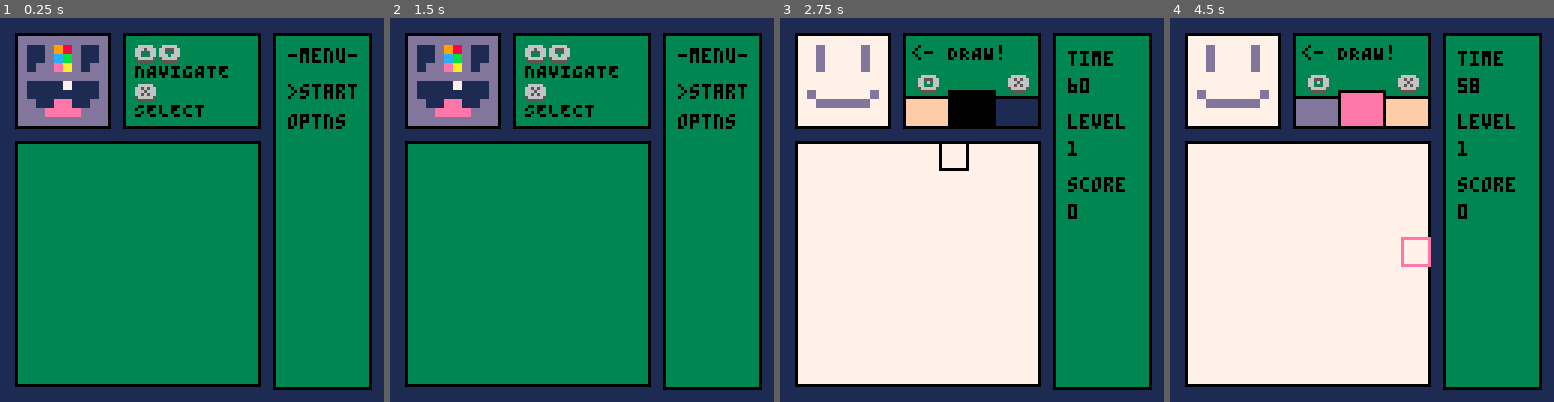
Above: before the commit, frames 1-4 (left to right).
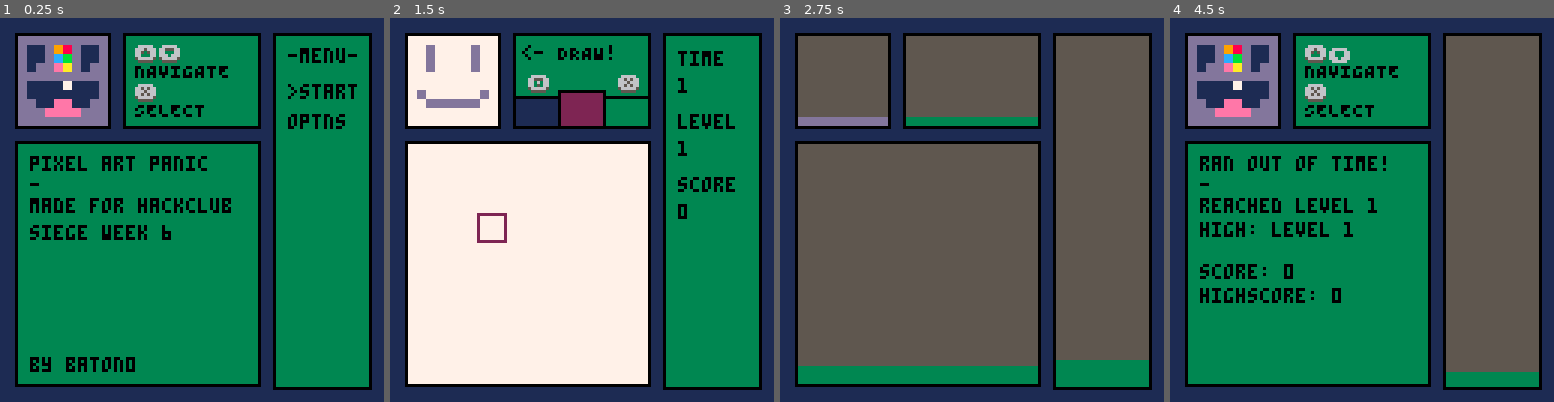
Above: after the commit, the same moments.

Repository: appellatebaton0/siege-6
Game: PICO-8 cartridge siege6.p8
The game is run twice, just before and just after one commit, with the same random seed, the same clock (stepped at 60 frames per second) and the same inputs.
Inputs:
- Up to frame 1 (0.25 s): no input
- Up to frame 2 (1.5 s): tap X (X key) at 0.33, 1.07 s; tap O (Z key) at 0.7 s
- Up to frame 3 (2.75 s): hold Right 1.6-2.1 s; tap O (Z key) at 1.7, 2.1, 2.5 s; tap X (X key) at 1.85 s; hold Up 2.15-2.42 s; hold Right from 2.47 s (still down)
- Up to frame 4 (4.5 s): tap O (Z key) every 0.4 s from 2.9 to 4.1 s; tap X (X key) at 2.97, 4.08 s; release Right at 3.03 s; hold Left 3.08-3.58 s; hold Down 3.63-3.97 s; hold Right from 4.02 s (still down)

The runs differ from the first frame. In frame 1, 2.8% of the frame differs, in the area x 7-61%, y 35-93%; in frame 2, 49%; in frame 3, 73%, in the area x 4-97%, y 4-96%; in frame 4, 70%.

Commit message:
v0.20 - Transitions & Better Panes
Started working on transitions, and immediately realized that all the panes need to be State Machines like the menu is.

Diff:
--- a/siege6.lua
+++ b/siege6.lua
@@ -6,6 +6,7 @@
 outline_color = 0
 background_color = 1
 pane_color = 3
+transition_color = 5
 
 function rectline(x, y, sx, sy, fill, outline)
     rectfill(x, y, x + sx, y + sy, fill)
@@ -27,22 +28,29 @@
     return from + amount
 end
 
+function as_progress(value)
+    return max(0,1 - (4 * abs((value - 0.5) * (value - 0.5))))
+end
+
 // Anything relating to the current time and state of the game.
 state = {
 
     draw_time = 0.0,
 
     // A table of all the time values for each level. Lookup table of the log function time = 30 - log10(i)
-    time_table = {60,55,53,51,50,48,47,46,46,45,44,44,43,43, …(256 unchanged characters)…
+    time_table = {1.2,55,53,51,50,48,47,46,46,45,44,44,43,43, …(256 unchanged characters)…
 
     _init=function (this)
         this.in_menu = true
 
         this.in_transition = false
+        this.transistors_called = false
         this.transition_timer = 0.0
 
         this.score = 0
+        this.highscore = 0
         this.current_level = 1
+        this.highlevel = 0
     end,
 
     _update=function(this)
@@ -51,18 +59,37 @@
 
             if this.draw_time == 0 then
                 this.in_menu = true
-                menu_pane:change_menu("lose")
-            end
-        elseif this.in_transition then
+
+
+                if this.score > this.highscore then this.highscore = this.score end
+                if this.current_level > this.highlevel then this.highlevel = this.current_level end
+
+                state.transition_calls["game2lose"]=function()
+                    menu_pane:change_menu("lose")
+                    direct_pane:change_state("instructions")
+                    game_pane:change_state("score")
+                end
+
+                state:transition({menu_pane, game_pane, hint_pane, direct_pane})
+            end
+        end
+        if this.in_transition then
             this.transition_timer = move_towards(this.transition_timer, 0, 1/30)
 
+            if this.transition_timer <= 0.5 and not this.transistors_called then
+                this:call_transition_calls()
+                this.transistors_called = true
+            end
+
             if this.transition_timer == 0.0 then
-                this:call_transition_calls()
+
                 this.in_transition = false
 
                 for i, pane in pairs(this.transistors) do
                     pane.in_transition = false
                 end
+
+                this.transistors_called = false
             end
         end
     end,
@@ -72,6 +99,8 @@
         for i, funct in pairs(this.transition_calls) do
             funct()
         end
+
+        this.transition_calls = {}
     end,
     transistors = {},
     transition=function(this, panes)
@@ -80,7 +109,7 @@
 
         for i, pane in pairs(panes) do
             pane.in_transition = true
-            transistors:insert(pane)
+            this.transistors[#this.transistors+1] = pane
         end
     end,
 
@@ -241,7 +270,7 @@
 
 // The space that tells the player what to draw
 hint_pane = {
-    x=5, y=5, sx=32, sy=32,
+    x=5, y=5, sx=31, sy=31,
 
     default = {
         {13,13,13,13,13,13,13,13,13,13,},
@@ -257,7 +286,7 @@
     },
 
     _draw=function(this)
-        rect(this.x, this.y, this.x + this.sx - 1, this.y + this.sy - 1, outline_color)
+        rect(this.x, this.y, this.x + this.sx, this.y + this.sy, outline_color)
 
         canvas = grid.canvas
         if state.in_menu then canvas = this.default end
@@ -272,12 +301,52 @@
                 rectfill(left, top, right, bottom, canvas[i][j])
             end
         end
+
+        if this.in_transition then
+            rectfill(this.x + 1, this.y + 1, this.x + this.sx - 1, this.y + 1 + (this.sy - 2) * as_progress(state.transition_timer), transition_color)
+        end
     end
 }
 
 // The space in which the player draws.
 game_pane = {
     x=5, y=41, sx=81, sy=81,
+
+    change_state=function(this, to)
+        this.state = to
+    end,
+    state = "welcome",
+    states = {
+        welcome=function (this)
+            print("pixel art panic", this.x + 5, this.y + 5)
+            print("-", this.x + 5, this.y + 12)
+            print("made for hackclub", this.x + 5, this.y + 19)
+            print("siege week 6", this.x + 5, this.y + 28)
+            print("by baton0", this.x + 5, this.y + 72)
+        end,
+        score=function(this)
+            print("ran out of time!", this.x + 5, this.y + 5)
+            print("-", this.x + 5, this.y + 12)
+
+            print("reached level "..state.current_level, this.x + 5, this.y + 19)
+            print("high: level "..state.highlevel, this.x + 5, this.y + 27)
+
+            print("score: "..state.score, this.x + 5, this.y + 41)
+            print("highscore: "..state.highscore, this.x + 5, this.y + 49)
+        end,
+        canvas=function(this)
+            for i=1,grid.grid_size do
+                for j=1,grid.grid_size do
+                    rectfill(
+                        (this.x + 1) + ((i-1) * 8),
+                        (this.y + 1) + ((j-1) * 8),
+                        (this.x + 1) + ((i) * 8) - 1,
+                        (this.y + 1) + ((j) * 8) - 1,
+                        this.canvas[i][j])
+                end
+            end
+        end,
+    },
 
     reset_canvas=function(this)
         this.canvas = {}
@@ -311,13 +380,65 @@
     _draw=function(this)
         rectline(this.x, this.y, this.sx, this.sy, pane_color, outline_color)
 
-        if not state.in_menu then this:draw_canvas() end
+        this.states[this.state](this)
+
+        cursor:_draw()
+
+        if this.in_transition then
+            rectfill(this.x + 1, this.y + 1, this.x + this.sx - 1, this.y + 1 + (this.sy - 2) * as_progress(state.transition_timer), transition_color)
+        end
     end
 }
 
 // The space that tells the player more information about what is going on.
 direct_pane = {
     x=41, y=5, sx=45, sy=31,
+
+
+    change_state=function(this, to)
+        this.state = to
+    end,
+    state = "instructions",
+    states = {
+        instructions=function(this)
+            print("⬆️⬇️", this.x + 4, this.y + 5, 5)
+
+            dy = 0 if btn(3) or btn(1) then dy = 1 end
+            uy = 0 if btn(2) or btn(0) then uy = 1 end
+
+            print("⬇️", this.x + 12,  this.y + 4 + dy, 6)
+            print("⬆️", this.x + 4, this.y + 4 + uy, 6)
+
+            print("NAVIGATE", this.x + 4, this.y + 10, 0)
+
+            xy = 0 if btn(5) then xy = 1 end
+
+            print("❎", this.x + 4, this.y + 18, 5)
+            print("❎", this.x + 4, this.y + 17 + xy, 6)
+
+            print("SELECT", this.x + 4, this.y + 23, 0)
+        end,
+
+        colors=function (this)
+            offset = {x=this.x, y=this.y + 19}
+
+            xy = 0 if btn(5) then xy = 1 end
+            oy = 0 if btn(4) then oy = 1 end
+
+            print("<- DRAW!", this.x + 3, this.y + 4, 0)
+
+            print("🅾️", offset.x + 5,  offset.y - 4, 5)
+            print("❎", offset.x + 35, offset.y - 4, 5)
+
+            print("🅾️", offset.x + 5,  offset.y - 5 + oy, 6)
+            print("❎", offset.x + 35, offset.y - 5 + xy, 6)
+
+            // Display prev. cur. nex. colors.
+            rectbord(offset.x,      offset.y + 2 + oy, offset.x + 15, offset.y + 12, this.colors.last,    0)
+            rectline(offset.x + 15, offset.y,          15,            12,            this.colors.current, 0)
+            rectbord(offset.x + 30, offset.y + 2 + xy, offset.x + 45, offset.y + 12, this.colors.next,    0)
+        end
+    },
 
     colors = {last = 0, current = 0, next = 0},
     update_colors=function (this)
@@ -332,49 +453,15 @@
         if this.colors.last < 0  then this.colors.last = 15 end
     end,
 
-    display_colors=function (this)
-
-        offset = {x=this.x, y=this.y + 19}
-
-        xy = 0 if btn(5) then xy = 1 end
-        oy = 0 if btn(4) then oy = 1 end
-
-        print("<- DRAW!", this.x + 3, this.y + 4, 0)
-
-        print("🅾️", offset.x + 5,  offset.y - 4, 5)
-        print("❎", offset.x + 35, offset.y - 4, 5)
-
-        print("🅾️", offset.x + 5,  offset.y - 5 + oy, 6)
-        print("❎", offset.x + 35, offset.y - 5 + xy, 6)
-
-        // Display prev. cur. nex. colors.
-        rectbord(offset.x,      offset.y + 2 + oy, offset.x + 15, offset.y + 12, this.colors.last,    0)
-        rectline(offset.x + 15, offset.y,          15,            12,            this.colors.current, 0)
-        rectbord(offset.x + 30, offset.y + 2 + xy, offset.x + 45, offset.y + 12, this.colors.next,    0)
-    end,
-
-    display_instructions=function(this)
-        print("⬆️⬇️", this.x + 4, this.y + 5, 5)
-
-        dy = 0 if btn(3) or btn(1) then dy = 1 end
-        uy = 0 if btn(2) or btn(0) then uy = 1 end
-
-        print("⬇️", this.x + 12,  this.y + 4 + dy, 6)
-        print("⬆️", this.x + 4, this.y + 4 + uy, 6)
-
-        print("NAVIGATE", this.x + 4, this.y + 10, 0)
-
-        xy = 0 if btn(5) then xy = 1 end
-
-        print("❎", this.x + 4, this.y + 18, 5)
-        print("❎", this.x + 4, this.y + 17 + xy, 6)
-
-        print("SELECT", this.x + 4, this.y + 23, 0)
-    end,
-
     _draw=function(this)
         rectline(this.x, this.y, this.sx, this.sy, pane_color, outline_color)
-        if state.in_menu then this:display_instructions() else this:display_colors() end
+
+        // Show the current pane.
+        this.states[this.state](this)
+
+        if this.in_transition then
+            rectfill(this.x + 1, this.y + 1, this.x + this.sx - 1, this.y + 1 + (this.sy - 2) * as_progress(state.transition_timer), transition_color)
+        end
     end
 }
 
@@ -395,14 +482,20 @@
                 // Selecting a menu item
                 if btnp(5) then
                     if menu.options[this.index] == "start" then
-                        state:transition()
+                        state:transition({menu_pane, direct_pane, game_pane, hint_pane})
                         state.transition_calls["menu2start"]=function()
                             state:start_round()
                             this:change_menu("scoreboard")
+                            direct_pane:change_state("colors")
+                            game_pane:change_state("canvas")
                         end
 
                 elseif menu.options[this.index] == "optns" then
-                        this:change_menu("optns")
+                        state:transition({menu_pane})
+                        state.transition_calls["menu2optns"]=function()
+                            this:change_menu("optns")
+                        end
+
                     end
                 end
             end,
@@ -421,6 +514,8 @@
 
         scoreboard =
         {
+            options = {},
+
             _update=function(this, menu)
 
             end,
@@ -435,6 +530,7 @@
 
                 print("score", this.x + 5, this.y + 48)
                 print(state.score, this.x + 5, this.y + 57, 0)
+
             end,
         },
 
@@ -452,7 +548,11 @@
                     elseif menu.options[this.index] == "pane" then
                         pane_color += 1 if pane_color > 15 then pane_color = 0 end
                     elseif menu.options[this.index] == "back" then
-                        this:change_menu("main")
+
+                        state.transition_calls["optns2main"]=function()
+                            this:change_menu("main")
+                        end
+                        state:transition({menu_pane})
                     end
                 end
             end,
@@ -498,13 +598,6 @@
 
                     print(message, this.x + 5, this.y + 7 +  (10 * i), 0)
                 end
-
-                offset = {x=this.x, y=this.y + 50}
-                print("level", offset.x + 5, offset.y + 27)
-                print(state.current_level, offset.x + 5, offset.y + 36)
-
-                print("score", offset.x + 5, offset.y + 48)
-                print(state.score, offset.x + 5, offset.y + 57, 0)
             end
         }
 
@@ -544,6 +637,10 @@
         current_menu = this.menus[this.current_menu]
 
         current_menu._draw(this, current_menu)
+
+        if this.in_transition then
+            rectfill(this.x + 1, this.y + 1, this.x + this.sx - 1, this.y + 1 + (this.sy - 2) * as_progress(state.transition_timer), transition_color)
+        end
     end
 }
 
@@ -645,7 +742,7 @@
     direct_pane:_draw()
     menu_pane:_draw()
 
-    cursor:_draw()
+
 
 
 end
